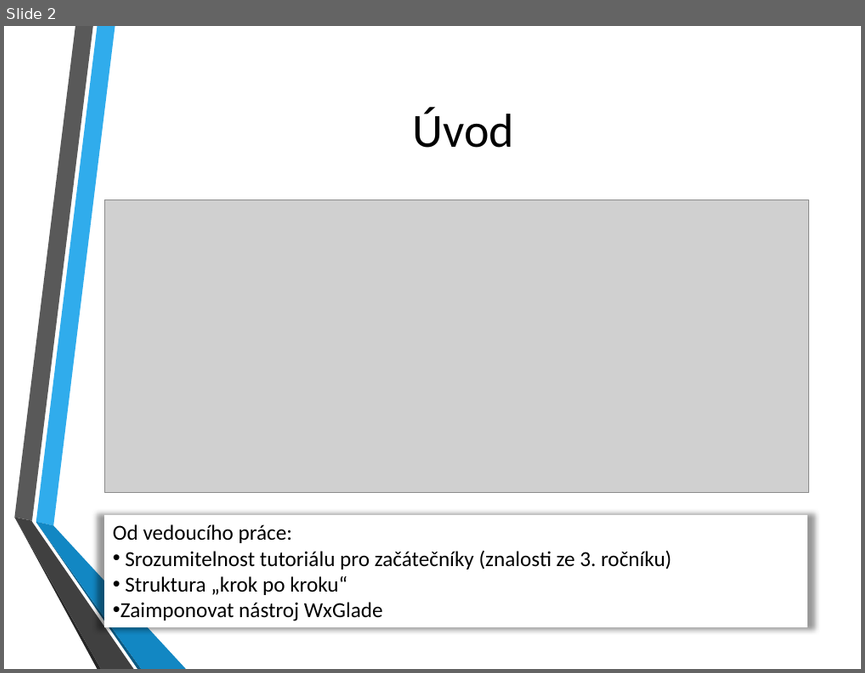
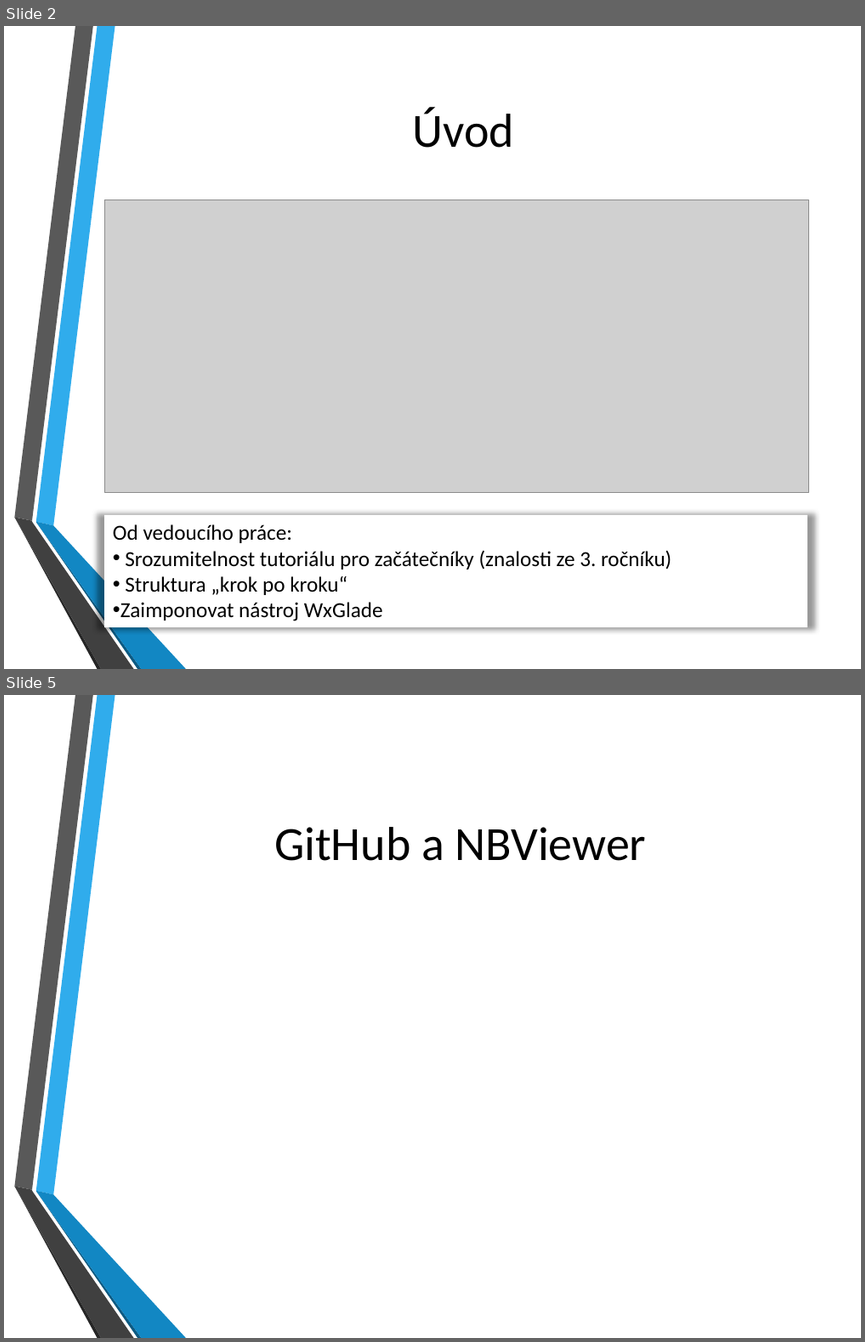
Before and after one commit to Feeeeeeeeeela/WxTutorial, a slide deck: Dokumentace/SOČ prezentace.pptx. Shown one above the other, each under a label of ours: slide 2 before the commit, slides 2 and 5 after it; the slides between them are not shown. The pictures are 865x673 and 865x1342 pixels, drawn with LibreOffice and Linux fonts; fonts in the diff are those of the drawing; grey boxes stand for pictures; background and template pictures are left out. Boxes give left, top, right and bottom in pixels: in the first picture for what was removed or moved away, otherwise in the second. Text is boxed around its words. In the diff, an @@ line names an element or a change of style, - is before the commit and + after.

```diff
--- a/Dokumentace/SOČ prezentace.pptx
+++ b/Dokumentace/SOČ prezentace.pptx
@@ slide 5 added at bbox=[4, 695, 861, 1338], background picture (left out); not listed: 6 template elements that a slide beside it also shows @@
@@ title added at bbox=[274, 827, 647, 861], 40 pt, text #000000 @@
+GitHub a NBViewer
```
Also in this commit, not shown: 4 other slides added.
